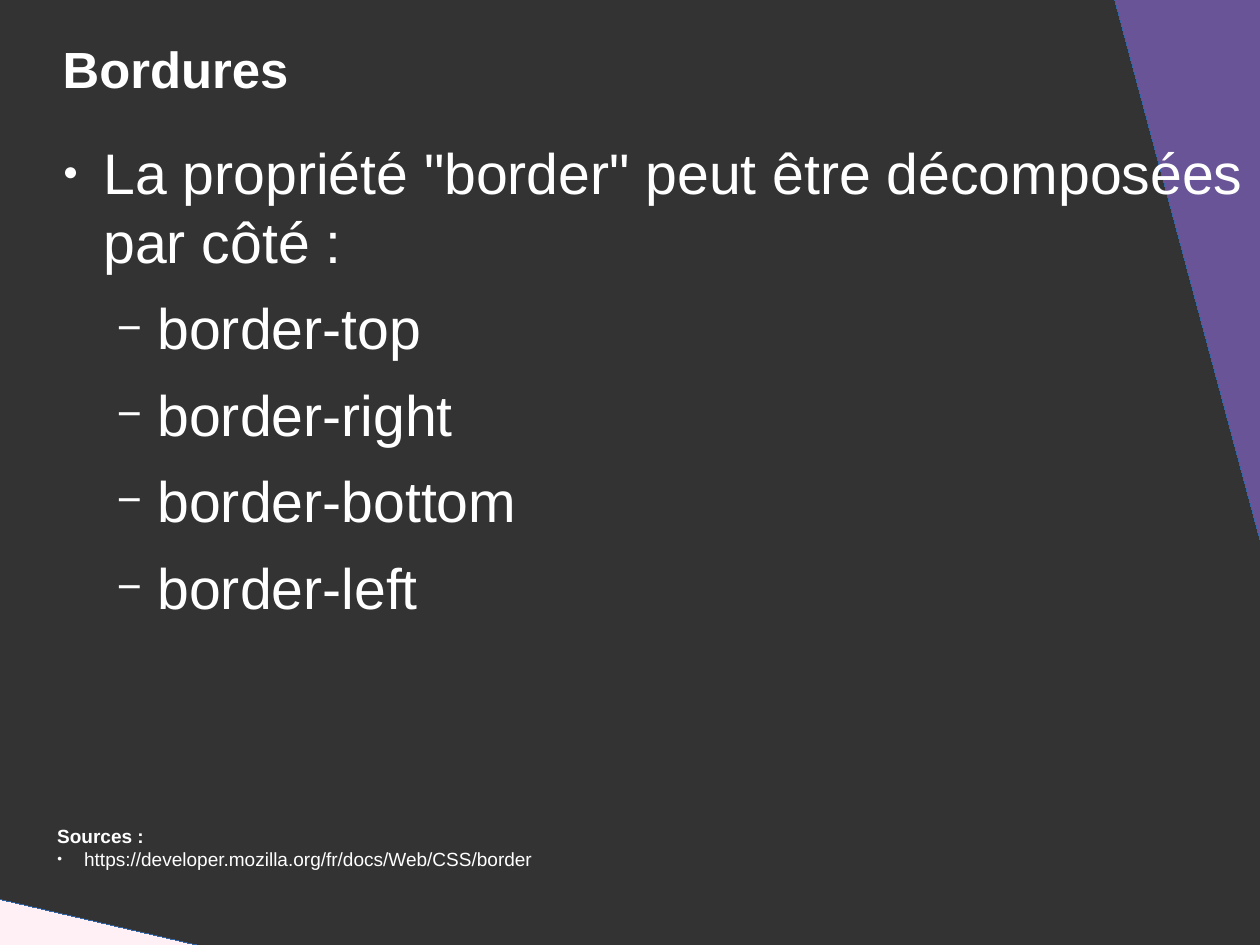
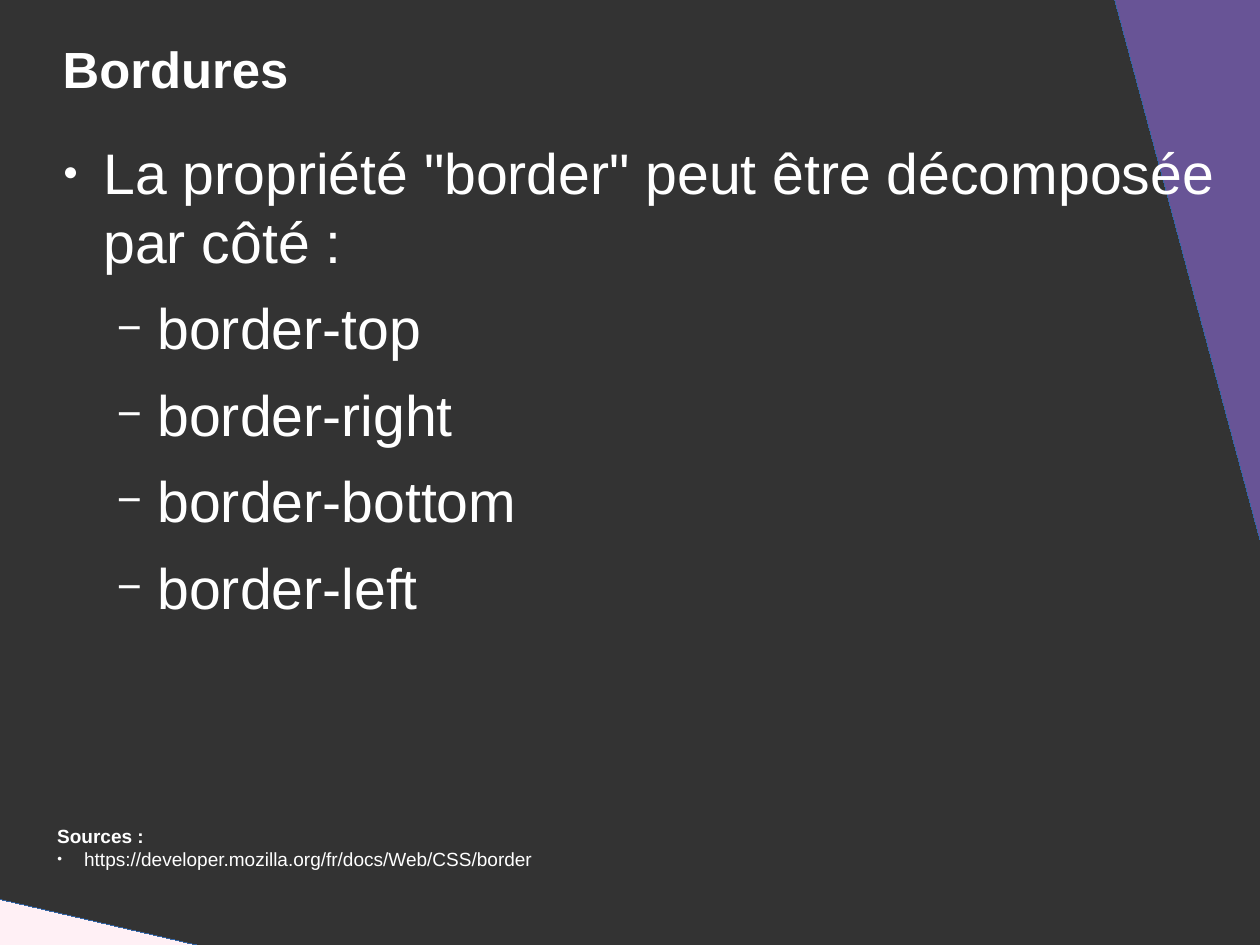
Before and after one commit to DanYellow/presentations, a slide deck: slide 53 of mmi/html/travaux-pratiques/numero-2/presentation.odp. Drawn at 1260x945 pixels with LibreOffice and Linux fonts; fonts in the diff are those of the drawing. Boxes give left, top, right and bottom in pixels: in the first picture for what was removed or moved away, otherwise in the second. Text is boxed around its words. In the diff, an @@ line names an element or a change of style, - is before the commit and + after.

Commit message:
Fix misspell

```diff
--- a/mmi/html/travaux-pratiques/numero-2/presentation.odp
+++ b/mmi/html/travaux-pratiques/numero-2/presentation.odp
@@ text at box(103, 149, 1214, 274): text changed @@
-● La propriété "border" peut être décomposées par côté :
+● La propriété "border" peut être décomposée par côté :
```
